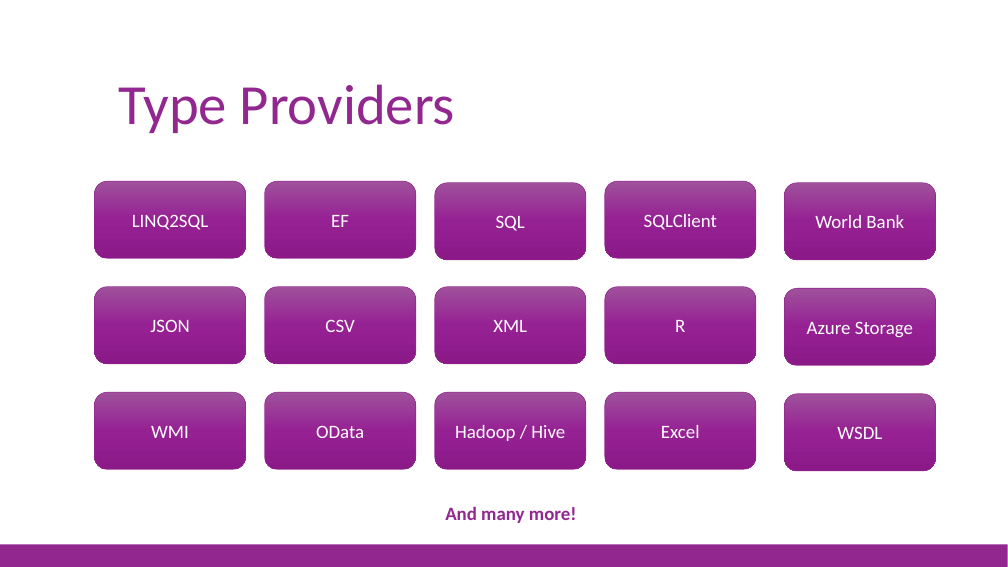
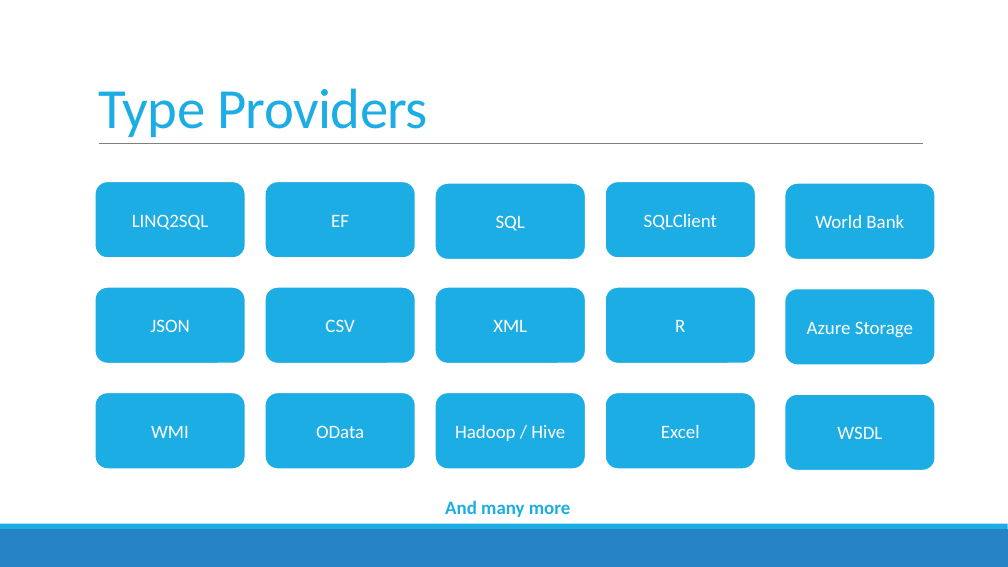
Before and after one commit to jorgef/fsharpworkshop, a slide deck: slide 74 of FSharpWorkshop_Slides.pptx (slide 77 before the commit). Drawn at 1008x567 pixels with LibreOffice and Linux fonts; fonts in the diff are those of the drawing. Boxes give left, top, right and bottom in pixels: in the first picture for what was removed or moved away, otherwise in the second. Text is boxed around its words. In the diff, an @@ line names an element or a change of style, - is before the commit and + after.

```diff
--- a/FSharpWorkshop_Slides.pptx
+++ b/FSharpWorkshop_Slides.pptx
@@ title "Type Providers": place and size @@
-title "Type Providers" at <box>118,84,455,133</box>
+title "Type Providers" at <box>98,88,428,137</box>
@@ title "Type Providers" at <box>98,88,428,137</box>: text colour #92278F to #1CADE4, letter spacing 0 to -0.5 pt; line spacing 0.9 to 0.85 @@
@@ line added from (99, 144) to (923, 144), #808080 0.5 pt @@
@@ fill gradient #9F519D to #972294 to #8B1988 to #1CADE4; outline #92278F 0.5 pt to #FFFFFF 2 pt in 15 elements at <box>95,181,246,259</box>, <box>265,181,416,259</box>, <box>435,183,586,260</box>, <box>605,181,756,259</box>, <box>95,287,246,364</box>, <box>265,287,416,364</box>, <box>435,287,586,364</box>, <box>605,287,756,364</box>, <box>95,392,246,470</box>, <box>265,392,416,470</box>, <box>435,392,586,470</box>, <box>605,392,756,470</box>, <box>785,183,936,260</box>, <box>785,288,936,365</box>, <box>785,394,936,471</box> @@
@@ text at <box>445,500,571,517</box>: text changed; text colour #92278F to #1CADE4 @@
-And many more!
+And many more
@@ rectangle: place and size @@
-rectangle at <box>0,544,1008,567</box>
+rectangle at <box>0,529,1008,567</box>
@@ rectangle at <box>0,529,1008,567</box>: fill #92278F to #2683C6 @@
@@ rectangle added at <box>0,524,1008,529</box>, fill #1CADE4 @@
```
Also in this commit, not shown: 80 other slides changed, 2 slides added, 5 slides removed, 1 other file.
